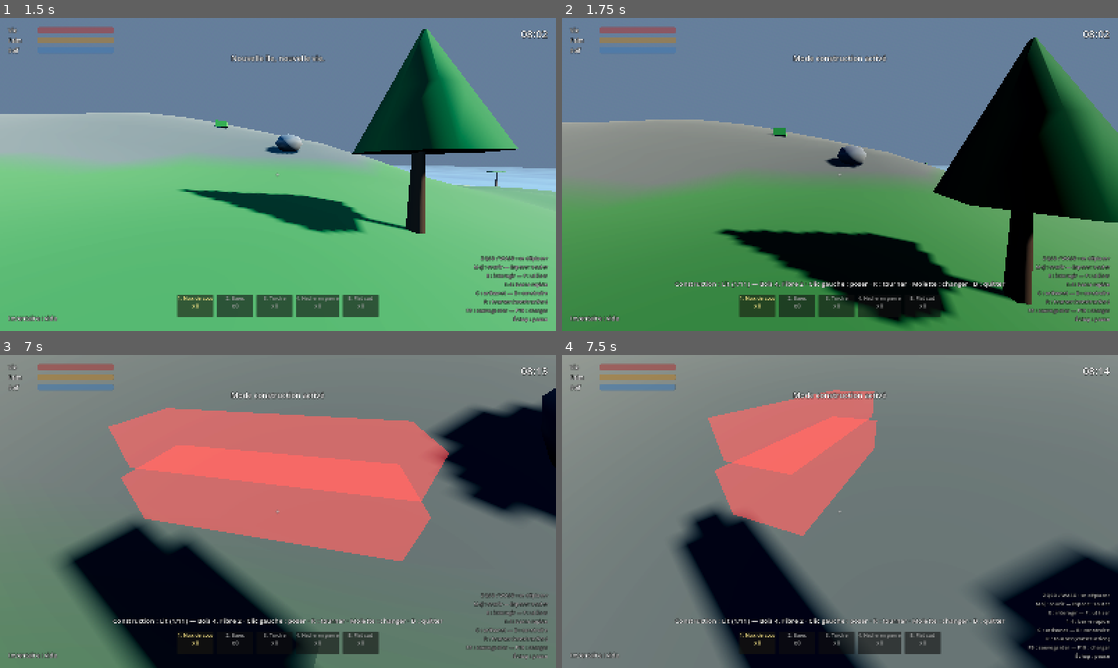
Above: before the commit, frames 1-4 (two rows, left to right).
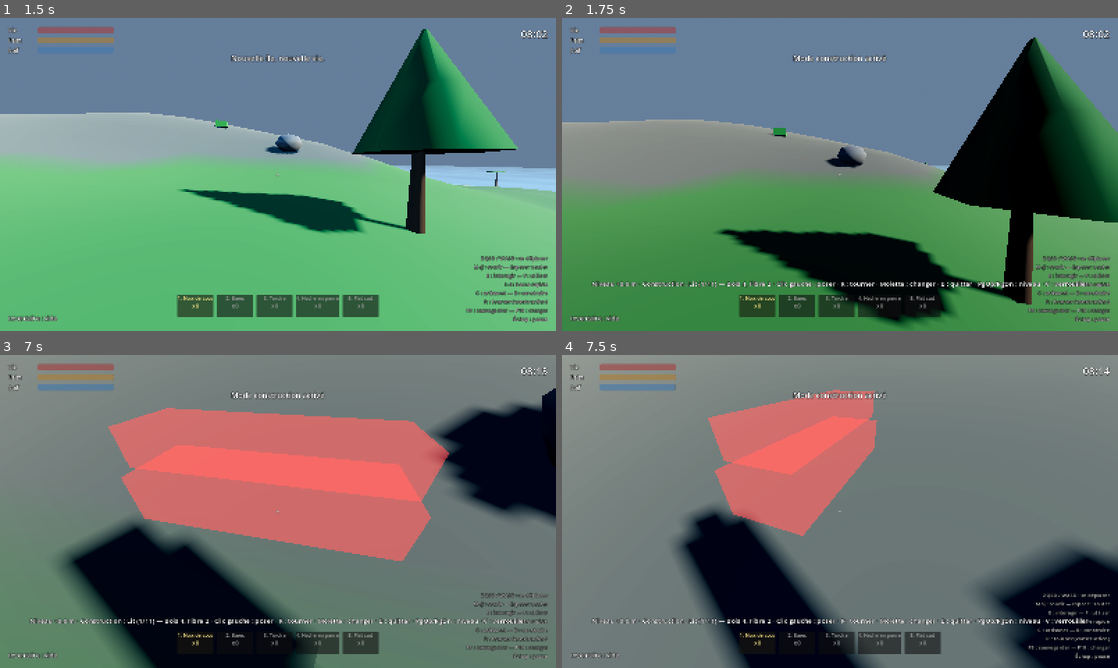
Above: after the commit, the same moments.

Repository: WinnyKing57/castaway-bay
Game: Godot game, scene res://main.tscn
The game is run twice, just before and just after one commit, with the same random seed, the same clock (stepped at 60 frames per second) and the same inputs.
Inputs (mouse positions are in pixels of both pictures, inside the frame that each line leads up to):
- Up to frame 1 (1.5 s): click "Nouvelle partie" at 0.5 s; tap Enter (ui_accept) at 1.25 s; move the mouse to (305, 174) at 1.27 s; hold W (move_forward) from 1.28 s (still down); hold R (rotate_build) from 1.28 s (still down); click (305, 174) at 1.42 s
- Up to frame 2 (1.75 s): keep holding W (move_forward); keep holding R (rotate_build); tap Space (jump) at 1.52 s; tap B (toggle_build) at 1.55 s
- Up to frame 3 (7 s): move the mouse to (250, 511) at 2.02 s; release R (rotate_build) at 2.03 s; tap B (toggle_build) at 2.1, 6.8 s; tap Space (jump) at 2.27, 3.77, 4.52, 5.27 s; tap C (toggle_crafting) at 2.3 s; move the mouse to (333, 442) at 2.77 s; release W (move_forward) at 2.78 s; hold D (move_right) 2.78-3.53 s; hold C (toggle_crafting) 2.78-3.53 s; tap Page Down (build_level_down, bound only after the commit) at 3.05, 3.6 s; move the mouse to (272, 517) at 3.52 s; hold W (move_forward) 3.53-5.03 s; click (272, 517) at 3.67 s; tap V (build_level_lock, bound only after the commit) at 3.8 s; move the mouse to (316, 514) at 4.27 s; hold V (build_level_lock, bound only after the commit) 4.28-5.03 s; tap Page Up (build_level_up, bound only after the commit) at 4.55, 5.1 s; tap Escape (ui_cancel) at 4.9 s; move the mouse to (111, 464) at 5.02 s; hold A (move_left) 5.03-5.75 s; tap R (rotate_build) at 5.3 s; click "Reprendre" at 5.75 s; move the mouse to (283, 511) at 6.52 s; hold W (move_forward) from 6.53 s (still down); hold E (interact) from 6.53 s (still down); click (283, 511) at 6.67 s
- Up to frame 4 (7.5 s): move the mouse to (817, 505) at 7.27 s; release W (move_forward) at 7.28 s; release E (interact) at 7.28 s; hold D (move_right) from 7.28 s (still down); tap R (rotate_build) at 7.35 s

Frame 1 is identical in both runs. In frame 2, 1.0% of the frame differs, in the area x 5-95%, y 84-87%; in frame 3, 0.9%; in frame 4, 0.9%.

Commit message:
Construire : mur au bord de la cellule + cle d'occupation avec niveau/rotation

Diff:
--- a/main.gd
+++ b/main.gd
@@ -397,6 +397,47 @@
 	if placed == null:
 		errors.append("pose de construction KO")
 
+	# Niveaux de construction : alignement fantome, niveau manuel, verrou.
+	var neighbor_cell := Vector2i(4, 3)
+	var aligned_y := construction._compute_ghost_y(world.get_height_at(4.5, 3.5) + 0.5, neighbor_cell, "foundation")
+	if abs(aligned_y - placed.position.y) > 0.01:
+		errors.append("alignement fantome KO")
+
+	construction.toggle()
+	construction._change_level(2)
+	var y_up := construction._compute_ghost_y(0.0, Vector2i(0, 0), "foundation")
+	if abs(y_up - (2 * construction.LEVEL_STEP)) > 0.01:
+		errors.append("niveau + KO")
+	construction._change_level(-2)
+	var y_down := construction._compute_ghost_y(0.0, Vector2i(0, 0), "foundation")
+	if abs(y_down) > 0.01:
+		errors.append("niveau - KO")
+
+	construction._toggle_level_lock()
+	construction._locked_y = construction._compute_ghost_y(0.0, Vector2i(0, 0), "foundation")
+	var y_locked := construction._compute_ghost_y(7.5, Vector2i(0, 0), "foundation")
+	if abs(y_locked - construction._locked_y) > 0.01:
+		errors.append("niveau verrouille KO")
+	construction._level_locked = false
+	construction._build_level = 0
+	construction.toggle()
+
+	construction._selected = 4
+	var stacked_cell := Vector2i(6, 6)
+	var stacked0 := construction.place_free("foundation", "foundation", Vector3(6.5, 0.0, 6.5), 0.0)
+	if stacked0 == null:
+		errors.append("pose fondation niv 0 KO")
+	if construction._can_place(stacked_cell, 0):
+		errors.append("doublon fondation niv 0 accepte")
+	var stacked1 := construction.place_free("foundation", "foundation", Vector3(6.5, 0.2, 6.5), 0.0)
+	if stacked1 == null:
+		errors.append("pose fondation niv 1 KO")
+	if construction._can_place(stacked_cell, 1):
+		errors.append("doublon fondation niv 1 accepte")
+	if not construction._can_place(stacked_cell, 2):
+		errors.append("fondation niv 2 refusee")
+	construction.clear_all()
+
 	# Mode construction : entrée puis sortie (le fantôme doit être créé/nettoyé).
 	construction.toggle()
 	if not construction.is_active():
--- a/project.godot
+++ b/project.godot
@@ -119,6 +119,21 @@
 "events": [Object(InputEventKey,"resource_local_to_scene":false,"resource_name":"","device":-1,"window_id":0,"alt_press …(190 unchanged characters)…
 ]
 }
+build_level_up={
+"deadzone": 0.2,
+"events": [Object(InputEventKey,"resource_local_to_scene":false,"resource_name":"","device":-1,"window_id":0,"alt_pressed":false,"shift_pressed":false,"ctrl_pressed":false,"meta_pressed":false,"pressed":false,"keycode":0,"physical_keycode":4194323,"key_label":0,"unicode":0,"location":0,"echo":false,"script":null)
+]
+}
+build_level_down={
+"deadzone": 0.2,
+"events": [Object(InputEventKey,"resource_local_to_scene":false,"resource_name":"","device":-1,"window_id":0,"alt_pressed":false,"shift_pressed":false,"ctrl_pressed":false,"meta_pressed":false,"pressed":false,"keycode":0,"physical_keycode":4194324,"key_label":0,"unicode":0,"location":0,"echo":false,"script":null)
+]
+}
+build_level_lock={
+"deadzone": 0.2,
+"events": [Object(InputEventKey,"resource_local_to_scene":false,"resource_name":"","device":-1,"window_id":0,"alt_pressed":false,"shift_pressed":false,"ctrl_pressed":false,"meta_pressed":false,"pressed":false,"keycode":0,"physical_keycode":86,"key_label":0,"unicode":0,"location":0,"echo":false,"script":null)
+]
+}
 
 [layer_names]
 
--- a/systems/construction.gd
+++ b/systems/construction.gd
@@ -24,6 +24,13 @@
 
 var _occupied: Dictionary = {}
 var _objects: Array[Buildable] = []
+
+## Pas de niveau de construction : 1 niveau = LEVEL_STEP (0.2 m, = 1 fondation).
+const LEVEL_STEP := 0.2
+var _build_level := 0
+var _level_locked := false
+var _locked_y := 0.0
+var _ghost_y := 0.0
 
 
 func setup(player: Player, hud: Hud) -> void:
@@ -48,6 +55,8 @@
 			_ghost.visible = false
 		if _hud != null:
 			_hud.set_build_info("")
+		_level_locked = false
+		_build_level = 0
 	GameState.notify("Mode construction %s" % ("activé" if active else "désactivé"))
 
 
@@ -67,10 +76,12 @@
 
 	var position: Vector3 = hit["position"]
 	var cell := Vector2i(floori(position.x), floori(position.z))
+	var ghost_y := _compute_ghost_y(position.y, cell, _ghost.kind)
 	_ghost.visible = true
-	_ghost.global_position = Vector3(cell.x + 0.5, position.y, cell.y + 0.5)
+	_ghost.global_position = Vector3(cell.x + 0.5, ghost_y, cell.y + 0.5)
 	_ghost.rotation.y = _rotation_steps * PI * 0.5
-	_valid = _placement_ok(hit, cell)
+	_ghost_y = ghost_y
+	_valid = _placement_ok(hit, cell, ghost_y)
 	_ghost.set_ghost_valid(_valid)
 
 
@@ -80,6 +91,16 @@
 
 	if event.is_action_pressed("rotate_build"):
 		_rotation_steps = (_rotation_steps + 1) % 4
+		return
+
+	if event.is_action_pressed("build_level_up"):
+		_change_level(1)
+		return
+	if event.is_action_pressed("build_level_down"):
+		_change_level(-1)
+		return
+	if event.is_action_pressed("build_level_lock"):
+		_toggle_level_lock()
 		return
 
 	if event is InputEventMouseButton and event.pressed:
@@ -109,33 +130,32 @@
 	_update_build_info()
 
 
-func _can_place(cell: Vector2i) -> bool:
+func _can_place(cell: Vector2i, level: int = 0, rotation: int = 0) -> bool:
 	var data := _selected_data()
 	if data == null:
 		return false
 	if not GameState.has_items(data.costs):
 		return false
-	return not _occupied.has(_cell_key(data.kind, cell))
+	return not _occupied.has(_cell_key(data.kind, cell, level, rotation))
 
 
 ## Valide la pose fantôme : on refuse les supports inexploitables (ressource
 ## récoltable, surface trop verticale, niveau sous l'eau) avant de tester la
 ## disponibilité de la cellule.
-func _placement_ok(hit: Dictionary, cell: Vector2i) -> bool:
+func _placement_ok(hit: Dictionary, cell: Vector2i, ghost_y: float) -> bool:
 	if hit.is_empty():
 		return false
 	var collider: Node = hit["collider"]
 	if collider is Harvestable:
 		return false
-	var position: Vector3 = hit["position"]
-	if position.y < Island.SEA_LEVEL + 0.3:
+	if ghost_y < Island.SEA_LEVEL + 0.3:
 		return false
 	if collider is Buildable:
-		return _can_place(cell)
+		return _can_place(cell, int(round(ghost_y / LEVEL_STEP)), _rotation_steps)
 	var normal: Vector3 = hit["normal"]
 	if normal.y < 0.8:
 		return false
-	return _can_place(cell)
+	return _can_place(cell, int(round(ghost_y / LEVEL_STEP)), _rotation_steps)
 
 
 func _place() -> void:
@@ -151,8 +171,12 @@
 
 	var position := _ghost.global_position
 	var cell := Vector2i(floori(position.x), floori(position.z))
+	var level := int(round(position.y / LEVEL_STEP))
+	var rotation := _rotation_steps * PI * 0.5
+	if data.kind == "wall":
+		position = position + Vector3(sin(rotation), 0.0, cos(rotation)) * 0.5
 	_spawn(data.kind, data.id, position, _ghost.rotation.y)
-	_occupied[_cell_key(data.kind, cell)] = true
+	_occupied[_cell_key(data.kind, cell, level, _rotation_steps)] = true
 	if data.kind == "campfire" or data.kind == "furnace":
 		GameState.craft_station = "campfire" if data.kind == "campfire" else "furnace"
 	Sfx.play("build", position)
@@ -164,7 +188,8 @@
 func place_free(kind: String, data_id: String, position: Vector3, rotation_y: float) -> Buildable:
 	var node := _spawn(kind, data_id, position, rotation_y)
 	var cell := Vector2i(floori(position.x), floori(position.z))
-	_occupied[_cell_key(node.kind, cell)] = true
+	var level := int(round(position.y / LEVEL_STEP))
+	_occupied[_cell_key(node.kind, cell, level, 0)] = true
 	return node
 
 
@@ -204,9 +229,13 @@
 	for item_id in data.costs:
 		costs.append("%s %d" % [GameState.display_name(str(item_id)), int(data.costs[item_id])])
 
+	var level_height := _locked_y if _level_locked else (_build_level * LEVEL_STEP)
+	var level_text := "Niveau +" + str("%.1f" % level_height) + " m"
+	if _level_locked:
+		level_text += " [verrouillé]"
 	_hud.set_build_info(
-		"Construction : %s (%d/%d) — %s · Clic gauche : poser · R : tourner · Molette : changer · B : quitter"
-		% [data.display_name, _selected + 1, _catalog.size(), ", ".join(costs)]
+		"%s · Construction : %s (%d/%d) — %s · Clic gauche : poser · R : tourner · Molette : changer · B : quitter · PgUp/PgDn : niveau · V : verrouiller"
+		% [level_text, data.display_name, _selected + 1, _catalog.size(), ", ".join(costs)]
 	)
 
 
@@ -220,8 +249,67 @@
 	return get_world_3d().direct_space_state.intersect_ray(params)
 
 
-func _cell_key(kind: String, cell: Vector2i) -> String:
-	return "%s:%d:%d" % [kind, cell.x, cell.y]
+func _cell_key(kind: String, cell: Vector2i, level: int = 0, rotation: int = 0) -> String:
+	return "%s:%d:%d:%d:%d" % [kind, cell.x, cell.y, level, rotation]
+
+
+## Calcule le y du fantome : fondation alignee sur une voisine, puis decalage
+## de niveau (LEVEL_STEP par niveau) ; le mode verrouille impose un y absolu.
+func _compute_ghost_y(hit_y: float, cell: Vector2i, kind: String) -> float:
+	var base_y := hit_y
+	if kind == "foundation":
+		base_y = _aligned_neighbor_y(cell, hit_y)
+	var y := base_y + _build_level * LEVEL_STEP
+	if _level_locked:
+		return _locked_y
+	return y
+
+
+func _aligned_neighbor_y(cell: Vector2i, hit_y: float) -> float:
+	var best_y := hit_y
+	var best_diff: float = abs(hit_y - hit_y)
+	var found := false
+	for obj in _objects:
+		if not is_instance_valid(obj):
+			continue
+		if obj.kind != "foundation":
+			continue
+		var obj_cell := Vector2i(floori(obj.position.x), floori(obj.position.z))
+		var dx := obj_cell.x - cell.x
+		var dz := obj_cell.y - cell.y
+		if not ((dx != 0 or dz != 0) and (dx == 0 or dz == 0)):
+			continue
+		var diff: float = abs(obj.position.y - hit_y)
+		if not found or diff < best_diff:
+			found = true
+			best_diff = diff
+			best_y = obj.position.y
+	if not found:
+		return hit_y
+	return best_y
+
+
+## Avance / recule le niveau de construction (delta en niveaux).
+func _change_level(delta: int) -> void:
+	if _level_locked:
+		_locked_y += delta * LEVEL_STEP
+		_update_build_info()
+		return
+	_build_level += delta
+	_update_build_info()
+
+
+## Verrouille / deverrouille le niveau (y absolu mémorisé).
+func _toggle_level_lock() -> void:
+	if not active:
+		return
+	if _level_locked:
+		_level_locked = false
+		_update_build_info()
+		return
+	_level_locked = true
+	_locked_y = _ghost_y
+	_update_build_info()
 
 
 # --- Sauvegarde --------------------------------------------------------------
